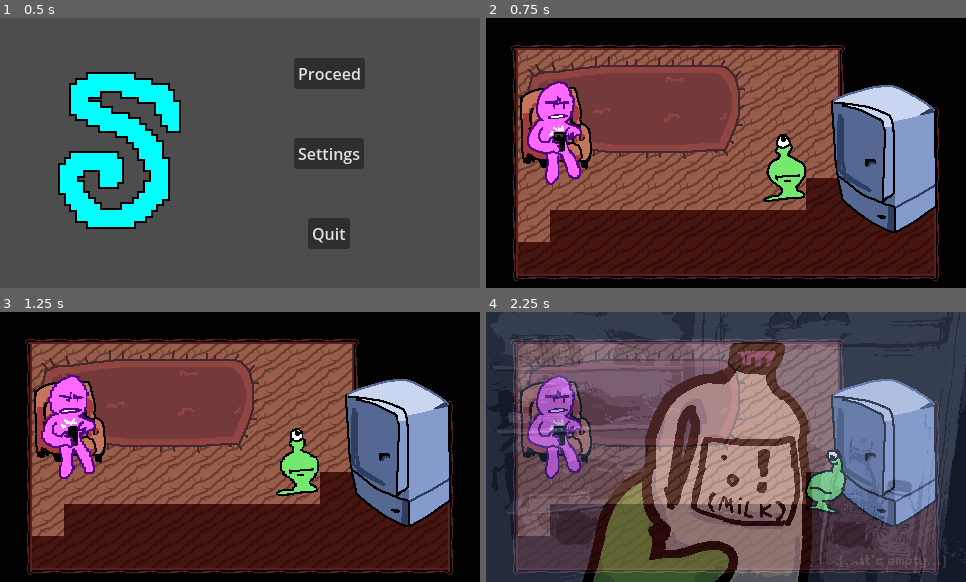
Above: before the commit, frames 1-4 (two rows, left to right).
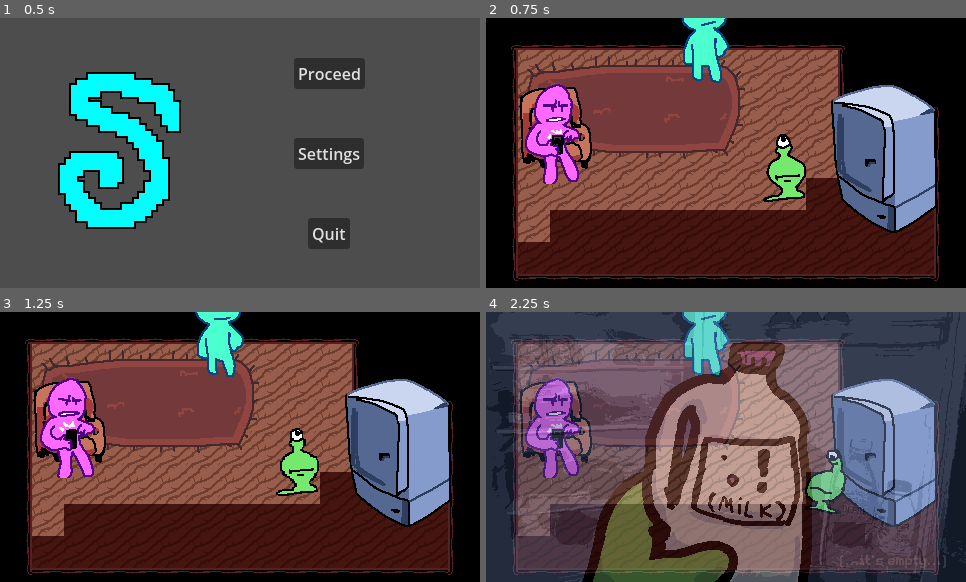
Above: after the commit, the same moments.

Repository: hryspider/GGJ-Committee-Team26
Game: Godot game, scene res://rooms/title_screen.tscn
Two runs of this game, one before a commit and one after it. Both use one fixed random seed, a clock stepped at 60 frames per second and the inputs below.
Inputs (mouse positions are in pixels of both pictures, inside the frame that each line leads up to):
- Up to frame 1 (0.5 s): no input
- Up to frame 2 (0.75 s): click "Proceed" at 0.5 s
- Up to frame 3 (1.25 s): no input
- Up to frame 4 (2.25 s): tap Enter at 1.25 s; move the mouse to (831, 433) at 1.27 s; hold D (right) 1.28-2.03 s; click (831, 433) at 1.35 s; move the mouse to (630, 460) at 2.02 s; hold S (down) from 2.03 s (still down); tap E (interact) at 2.1 s

Frame 1 is identical in both runs. In frame 2, 3.2% of the frame differs, in the area x 8-51%, y 0-62%; in frame 3, 3.1%; in frame 4, 3.2%.

Commit message:
all roomie animations

Diff:
--- a/rooms/roomate_house.tscn
+++ b/rooms/roomate_house.tscn
@@ -8,7 +8,8 @@
 [ext_resource type="PackedScene" uid="uid://uqyc7ltu8uf1" path="res://objects/npc.tscn" id="6_jj6hg"]
 [ext_resource type="PackedScene" uid="uid://bf44lvopd5hap" path="res://objects/glorp.tscn" id="7_feemj"]
 [ext_resource type="AudioStream" uid="uid://dffxco2oi8adw" path="res://audio/bgm/glorphouse.ogg" id="8_qutpp"]
-[ext_resource type="Texture2D" uid="uid://cam77s4e72kpq" path="res://images/roomie.png" id="9_gcgwm"]
+[ext_resource type="Texture2D" uid="uid://7xc8gdaju5jt" path="res://images/pinkroomie.png" id="9_vlxrc"]
+[ext_resource type="Texture2D" uid="uid://k6n7jgx8110j" path="res://images/blueroomie.png" id="10_jj6hg"]
 [ext_resource type="PackedScene" uid="uid://cxi1s7yovutcc" path="res://ui/milk_overlay.tscn" id="10_vlxrc"]
 
 [sub_resource type="TileSetAtlasSource" id="TileSetAtlasSource_kiath"]
@@ -41,30 +42,94 @@
 [sub_resource type="RectangleShape2D" id="RectangleShape2D_qutpp"]
 size = Vector2(97, 117)
 
-[sub_resource type="AtlasTexture" id="AtlasTexture_vlxrc"]
-atlas = ExtResource("9_gcgwm")
-region = Rect2(0, 0, 73, 111)
-
 [sub_resource type="AtlasTexture" id="AtlasTexture_jj6hg"]
-atlas = ExtResource("9_gcgwm")
-region = Rect2(73, 0, 73, 111)
+atlas = ExtResource("9_vlxrc")
+region = Rect2(78, 106, 78, 106)
 
 [sub_resource type="AtlasTexture" id="AtlasTexture_kiath"]
-atlas = ExtResource("9_gcgwm")
-region = Rect2(0, 111, 73, 111)
+atlas = ExtResource("9_vlxrc")
+region = Rect2(156, 106, 78, 106)
 
 [sub_resource type="AtlasTexture" id="AtlasTexture_u4kp1"]
-atlas = ExtResource("9_gcgwm")
-region = Rect2(73, 0, 73, 111)
+atlas = ExtResource("9_vlxrc")
+region = Rect2(234, 106, 78, 106)
+
+[sub_resource type="AtlasTexture" id="AtlasTexture_cf0wr"]
+atlas = ExtResource("9_vlxrc")
+region = Rect2(312, 106, 78, 106)
+
+[sub_resource type="AtlasTexture" id="AtlasTexture_cmt6k"]
+atlas = ExtResource("9_vlxrc")
+region = Rect2(390, 106, 78, 106)
+
+[sub_resource type="AtlasTexture" id="AtlasTexture_asref"]
+atlas = ExtResource("9_vlxrc")
+region = Rect2(0, 212, 78, 106)
+
+[sub_resource type="AtlasTexture" id="AtlasTexture_aesho"]
+atlas = ExtResource("9_vlxrc")
+region = Rect2(0, 0, 78, 106)
+
+[sub_resource type="AtlasTexture" id="AtlasTexture_rxgj1"]
+atlas = ExtResource("9_vlxrc")
+region = Rect2(78, 0, 78, 106)
+
+[sub_resource type="AtlasTexture" id="AtlasTexture_7ofkf"]
+atlas = ExtResource("9_vlxrc")
+region = Rect2(312, 0, 78, 106)
+
+[sub_resource type="AtlasTexture" id="AtlasTexture_gu4tk"]
+atlas = ExtResource("9_vlxrc")
+region = Rect2(390, 0, 78, 106)
+
+[sub_resource type="AtlasTexture" id="AtlasTexture_yumyu"]
+atlas = ExtResource("9_vlxrc")
+region = Rect2(234, 0, 78, 106)
+
+[sub_resource type="AtlasTexture" id="AtlasTexture_oynf4"]
+atlas = ExtResource("9_vlxrc")
+region = Rect2(0, 106, 78, 106)
+
+[sub_resource type="AtlasTexture" id="AtlasTexture_q6hrm"]
+atlas = ExtResource("9_vlxrc")
+region = Rect2(156, 0, 78, 106)
 
 [sub_resource type="SpriteFrames" id="SpriteFrames_cf0wr"]
 animations = [{
 "frames": [{
 "duration": 1.0,
-"texture": SubResource("AtlasTexture_vlxrc")
-}, {
-"duration": 1.0,
 "texture": SubResource("AtlasTexture_jj6hg")
+}, {
+"duration": 1.0,
+"texture": SubResource("AtlasTexture_kiath")
+}, {
+"duration": 1.0,
+"texture": SubResource("AtlasTexture_u4kp1")
+}, {
+"duration": 1.0,
+"texture": SubResource("AtlasTexture_cf0wr")
+}],
+"loop": true,
+"name": &"broke",
+"speed": 5.0
+}, {
+"frames": [{
+"duration": 1.0,
+"texture": SubResource("AtlasTexture_cmt6k")
+}, {
+"duration": 1.0,
+"texture": SubResource("AtlasTexture_asref")
+}],
+"loop": true,
+"name": &"curse",
+"speed": 5.0
+}, {
+"frames": [{
+"duration": 1.0,
+"texture": SubResource("AtlasTexture_aesho")
+}, {
+"duration": 1.0,
+"texture": SubResource("AtlasTexture_rxgj1")
 }],
 "loop": true,
 "name": &"idle",
@@ -72,13 +137,127 @@
 }, {
 "frames": [{
 "duration": 1.0,
-"texture": SubResource("AtlasTexture_kiath")
-}, {
-"duration": 1.0,
-"texture": SubResource("AtlasTexture_u4kp1")
+"texture": SubResource("AtlasTexture_7ofkf")
+}, {
+"duration": 1.0,
+"texture": SubResource("AtlasTexture_gu4tk")
+}],
+"loop": true,
+"name": &"no",
+"speed": 5.0
+}, {
+"frames": [{
+"duration": 1.0,
+"texture": SubResource("AtlasTexture_yumyu")
+}],
+"loop": true,
+"name": &"point",
+"speed": 5.0
+}, {
+"frames": [{
+"duration": 1.0,
+"texture": SubResource("AtlasTexture_oynf4")
+}],
+"loop": true,
+"name": &"sad",
+"speed": 5.0
+}, {
+"frames": [{
+"duration": 1.0,
+"texture": SubResource("AtlasTexture_aesho")
+}, {
+"duration": 1.0,
+"texture": SubResource("AtlasTexture_q6hrm")
 }],
 "loop": true,
 "name": &"talk",
+"speed": 5.0
+}]
+
+[sub_resource type="AtlasTexture" id="AtlasTexture_cxmtu"]
+atlas = ExtResource("10_jj6hg")
+region = Rect2(300, 0, 100, 98)
+
+[sub_resource type="AtlasTexture" id="AtlasTexture_gxmdy"]
+atlas = ExtResource("10_jj6hg")
+region = Rect2(0, 0, 100, 98)
+
+[sub_resource type="AtlasTexture" id="AtlasTexture_0wht8"]
+atlas = ExtResource("10_jj6hg")
+region = Rect2(100, 0, 100, 98)
+
+[sub_resource type="AtlasTexture" id="AtlasTexture_jffb1"]
+atlas = ExtResource("10_jj6hg")
+region = Rect2(400, 0, 100, 98)
+
+[sub_resource type="AtlasTexture" id="AtlasTexture_neqdv"]
+atlas = ExtResource("10_jj6hg")
+region = Rect2(500, 0, 100, 98)
+
+[sub_resource type="AtlasTexture" id="AtlasTexture_usfno"]
+atlas = ExtResource("10_jj6hg")
+region = Rect2(200, 0, 100, 98)
+
+[sub_resource type="AtlasTexture" id="AtlasTexture_xx6cq"]
+atlas = ExtResource("10_jj6hg")
+region = Rect2(0, 98, 100, 98)
+
+[sub_resource type="AtlasTexture" id="AtlasTexture_pdrys"]
+atlas = ExtResource("10_jj6hg")
+region = Rect2(100, 98, 100, 98)
+
+[sub_resource type="SpriteFrames" id="SpriteFrames_e4khp"]
+animations = [{
+"frames": [{
+"duration": 1.0,
+"texture": SubResource("AtlasTexture_cxmtu")
+}],
+"loop": true,
+"name": &"angry",
+"speed": 5.0
+}, {
+"frames": [{
+"duration": 1.0,
+"texture": SubResource("AtlasTexture_gxmdy")
+}, {
+"duration": 1.0,
+"texture": SubResource("AtlasTexture_0wht8")
+}],
+"loop": true,
+"name": &"idle",
+"speed": 5.0
+}, {
+"frames": [{
+"duration": 1.0,
+"texture": SubResource("AtlasTexture_jffb1")
+}, {
+"duration": 1.0,
+"texture": SubResource("AtlasTexture_neqdv")
+}],
+"loop": true,
+"name": &"shakehead",
+"speed": 5.0
+}, {
+"frames": [{
+"duration": 1.0,
+"texture": SubResource("AtlasTexture_gxmdy")
+}, {
+"duration": 1.0,
+"texture": SubResource("AtlasTexture_usfno")
+}],
+"loop": true,
+"name": &"talk",
+"speed": 5.0
+}, {
+"frames": [{
+"duration": 1.0,
+"texture": SubResource("AtlasTexture_xx6cq")
+}, {
+"duration": 1.0,
+"texture": SubResource("AtlasTexture_pdrys")
+}],
+"loop": true,
+"name": &"wave",
 "speed": 5.0
 }]
 
@@ -134,6 +313,10 @@
 position = Vector2(73, 113)
 spriteframes = SubResource("SpriteFrames_cf0wr")
 
+[node name="NPC3" parent="." unique_id=1502806247 instance=ExtResource("6_jj6hg")]
+position = Vector2(219, 24)
+spriteframes = SubResource("SpriteFrames_e4khp")
+
 [node name="NPC2" parent="." unique_id=1470391285 instance=ExtResource("6_jj6hg")]
 position = Vector2(382, 151)
 spriteframes = SubResource("SpriteFrames_gcgwm")
Binary file removed: images/000.png
Binary file removed: images/001.png
Binary file removed: images/002.png
Binary file removed: images/003.png
Binary file removed: images/004.png
Binary file removed: images/005.png
Binary file removed: images/006.png
Binary file removed: images/007.png
Binary file added: images/blueroomie.png
Not shown, changed: images/blueroomie.png.import
Binary file added: images/pinkroomie.png
Not shown, added: images/pinkroomie.png.import
(and 1 more such lines)
